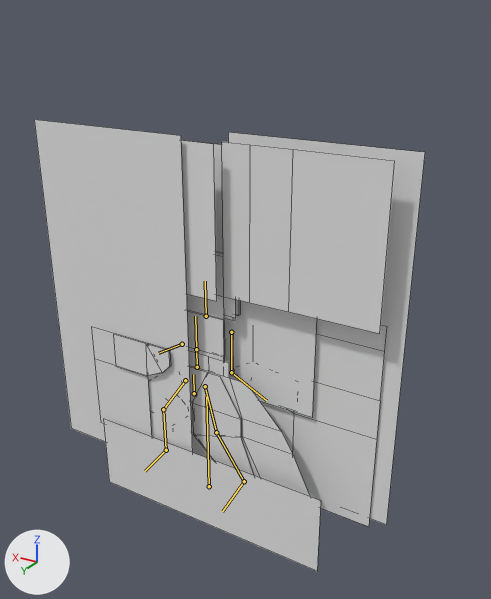
Before and after pictures for a commit that changed the FBX model Unity/Assets/Arcadians/AvatarFemale/avatarFemale.fbx.
Both versions are drawn from a 50 mm camera at (-3.24, 4.68, 4.53) aimed at (-0.3, -0.22, 2.08). Arrows for +X, +Y and +Z are at lower left; the lights stay in place. The bones that bend it are drawn over the model as lines. Mesh edges are drawn as thin lines.

Objects in the first picture: 'avatar.Female'.
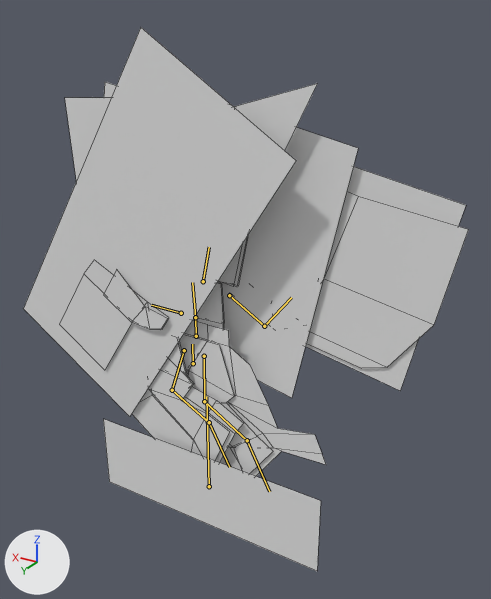
The newer file adds an action. The first version stands in its rest pose; the second is drawn at frame 11 of the action 'female.armature|f.win'.

Boxes [x1, y1, x2, y2] around the edits, measured in the pictures (491 x 599 px):
'avatar.Female', posed (14% wider, 20% taller): before [34, 120, 425, 571]; after [23, 28, 469, 571]
bone 'b_Spine.001', root to tip: before (194, 393) to (193, 374); after (193, 363) to (192, 344)
bone 'b_Spine.003', root to tip: before (196, 349) to (195, 316); after (195, 317) to (192, 282)
bone 'b_Head', root to tip: before (206, 316) to (205, 281); after (203, 281) to (209, 247)
bone 'b_LArm', root to tip: before (182, 344) to (158, 353); after (181, 313) to (151, 305)
bone 'b_RArm.001', root to tip: before (231, 332) to (231, 372); after (229, 295) to (264, 326)
bone 'b_RArm.002', root to tip: before (231, 372) to (266, 400); after (264, 326) to (291, 297)
bone 'b_LLeg.001', root to tip: before (185, 380) to (163, 409); after (184, 350) to (172, 390)
bone 'b_LLeg.002', root to tip: before (163, 409) to (166, 450); after (172, 390) to (209, 422)
bone 'b_LFoot', root to tip: before (166, 450) to (145, 471); after (209, 422) to (229, 467)
bone 'b_RLeg.001', root to tip: before (205, 386) to (216, 432); after (204, 356) to (204, 401)
bone 'b_RLeg.002', root to tip: before (216, 432) to (244, 481); after (204, 401) to (247, 440)
bone 'b_RFoot', root to tip: before (244, 481) to (222, 511); after (247, 440) to (269, 491)

The change in detail:
Bone 'b_Spine.001' (bone_b_spine_001) moves from (0.0, 0.0, 0.0) to (0.0, 0.331, 0.0).
Bone 'b_Spine.003' (bone_b_spine_003) turns from (0, 0, 0) to (0, 0, -3) degrees about its own x, y and z.
Bone 'b_Head' (bone_b_head) turns from (0, 0, 0) to (0, 0, 15) degrees about its own x, y and z.
Bone 'b_LArm' (bone_b_larm) turns from (0, 0, 0) to (0, 0, 36) degrees about its own x, y and z.
Bone 'b_RArm.001' (bone_b_rarm_001) turns from (0, 0, 0) to (0, 0, 57) degrees about its own x, y and z.
Bone 'b_RArm.002' (bone_b_rarm_002) turns from (0, 0, 0) to (0, 0, 18) degrees about its own x, y and z.
Bone 'b_LLeg.001' (bone_b_lleg_001) turns from (0, 0, 0) to (0, 0, 15) degrees about its own x, y and z.
Bone 'b_LLeg.002' (bone_b_lleg_002) turns from (0, 0, 0) to (0, 0, 47) degrees about its own x, y and z.
Bone 'b_LFoot' (bone_b_lfoot) turns from (0, 0, 0) to (-4, 0, 0) degrees about its own x, y and z.
Bone 'b_RLeg.001' (bone_b_rleg_001) turns from (0, 0, 0) to (0, 0, 15) degrees about its own x, y and z.
Bone 'b_RLeg.002' (bone_b_rleg_002) turns from (0, 0, 0) to (0, 0, -40) degrees about its own x, y and z.
Bone 'b_RFoot' (bone_b_rfoot) turns from (0, 0, 0) to (0, 0, -31) degrees about its own x, y and z.
